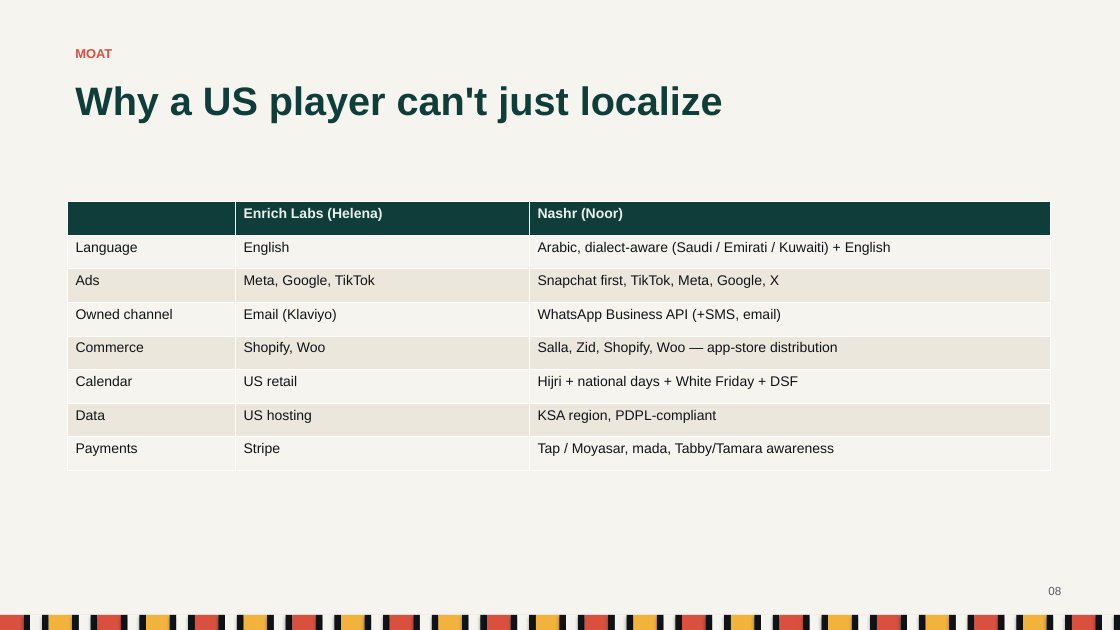
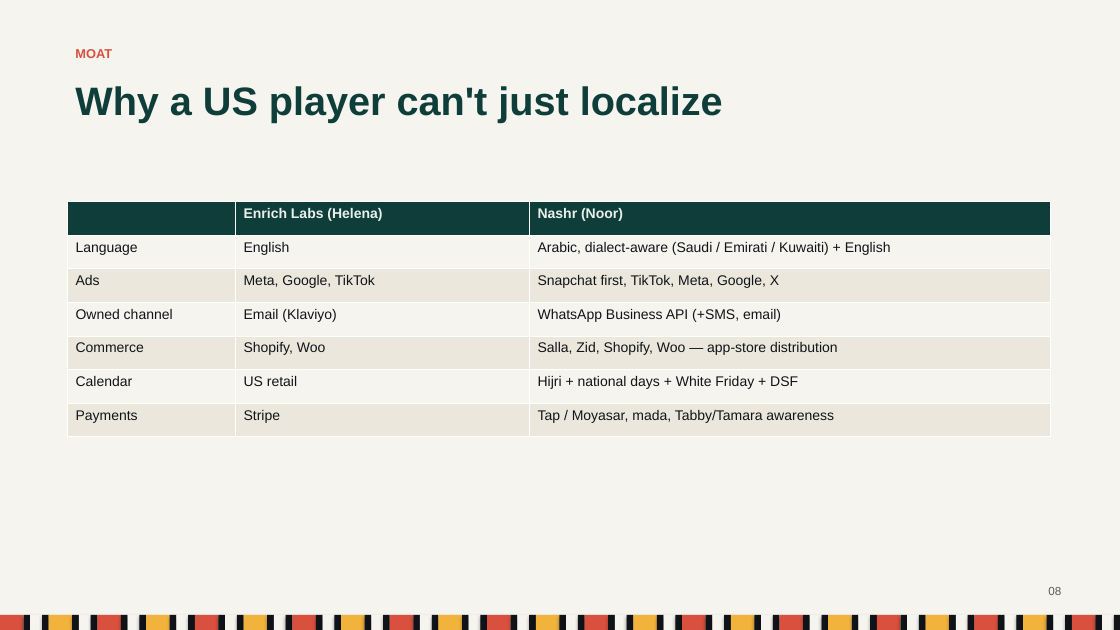
Before and after one commit to iAbulkhair/Nashr, a slide deck: slide 8 of docs/Nashr_Pitch_Deck.pptx. Drawn at 1120x630 pixels with LibreOffice and Linux fonts; fonts in the diff are those of the drawing. Boxes give left, top, right and bottom in pixels: in the first picture for what was removed or moved away, otherwise in the second. Text is boxed around its words. In the diff, an @@ line names an element or a change of style, - is before the commit and + after.

```diff
--- a/docs/Nashr_Pitch_Deck.pptx
+++ b/docs/Nashr_Pitch_Deck.pptx
@@ table at [67, 202, 1050, 437] @@
-row 7: Data | US hosting | KSA region, PDPL-compliant
```
Also in this commit, not shown: 7 other slides changed, 12 other files.
